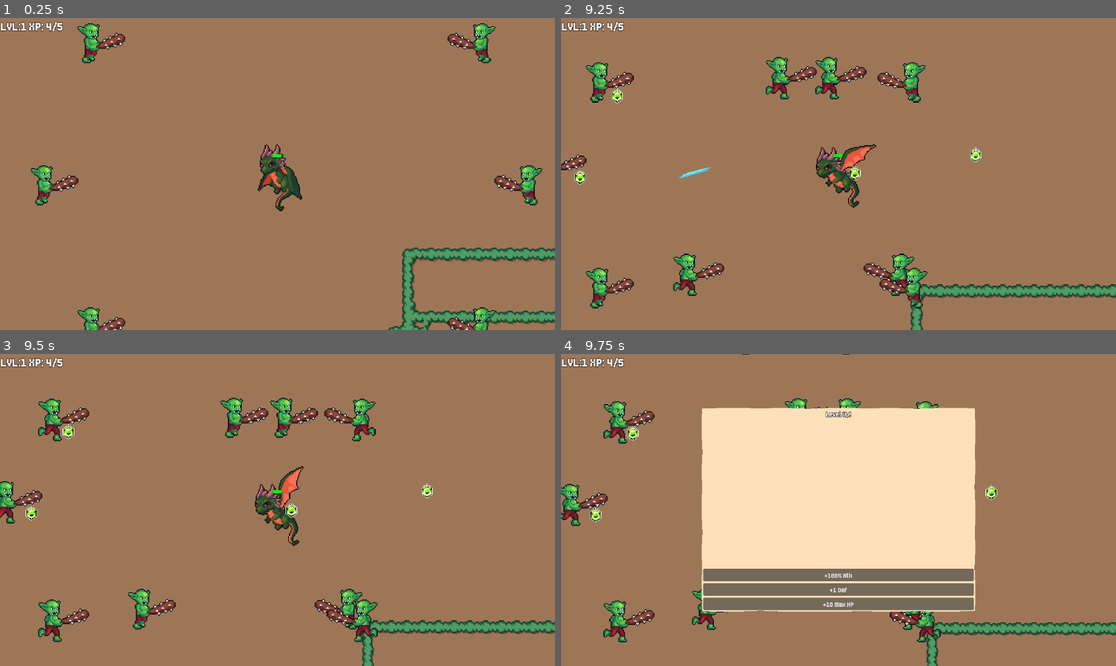
Above: before the commit, frames 1-4 (two rows, left to right).
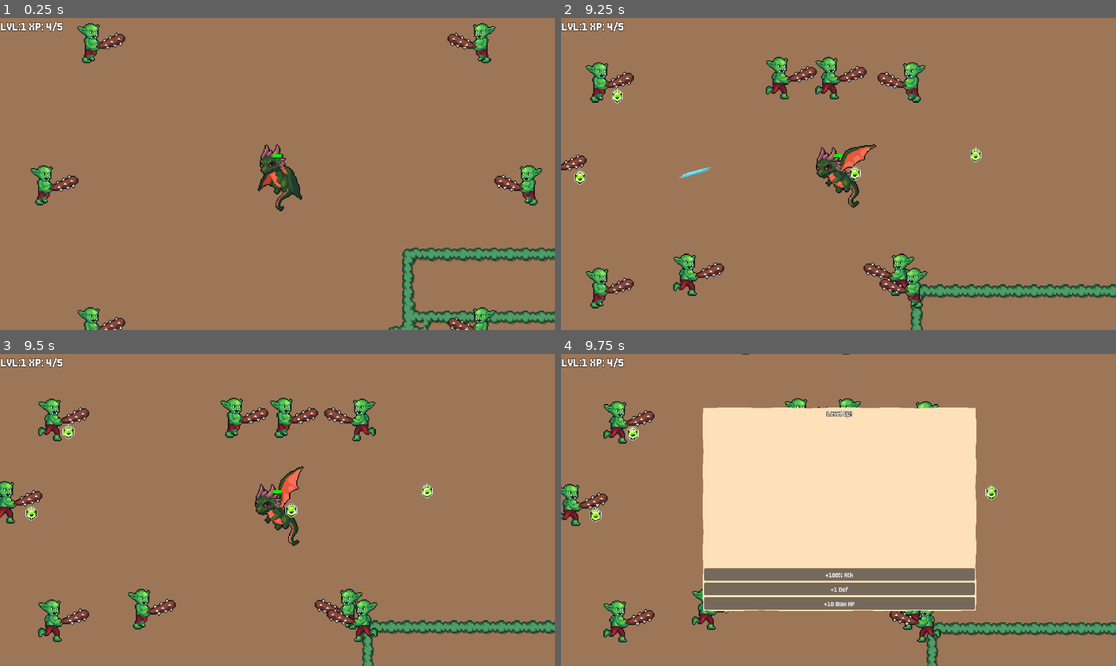
Above: after the commit, the same moments.

Repository: Loupax/vampire-survivors
Game: Godot game, scene res://World.tscn
Same seed, same stepped clock (60 frames per second), same inputs: the game is played once before the commit and once after it.
Inputs:
- Up to frame 1 (0.25 s): no input
- Up to frame 2 (9.25 s): hold Up (up) 0.53-2.03 s; hold Left (left) 2.03-3.53 s; hold Down (down) 3.53-4.28 s; hold Right (right) 4.28-5.03 s; hold Up (up) 5.03-5.78 s; hold Right (right) 5.78-8.03 s; hold Down (down) 8.03-8.78 s; hold Left (left) from 8.78 s (still down)
- Up to frame 3 (9.5 s): keep holding Left (left)
- Up to frame 4 (9.75 s): release Left (left) at 9.53 s; hold Up (up) from 9.53 s (still down)

Frames 1-3 are identical in both runs. In frame 4, 1.4% of the frame differs, in the area x 25-75%, y 17-83%.

Commit message:
Cleaned up the UI, decoupled level up signals from the nodes

Diff:
--- a/World.tscn
+++ b/World.tscn
@@ -1,8 +1,9 @@
-[gd_scene load_steps=6 format=4 uid="uid://c61evwfvt244j"]
+[gd_scene load_steps=7 format=4 uid="uid://c61evwfvt244j"]
 
 [ext_resource type="Script" path="res://world.gd" id="1_umg2i"]
 [ext_resource type="PackedScene" uid="uid://g5vun8m7do0r" path="res://entities/Player Character.tscn" id="2_2x8yj"]
 [ext_resource type="Texture2D" uid="uid://dhxkwojtjkufa" path="res://plains.png" id="2_xb7al"]
+[ext_resource type="PackedScene" uid="uid://w4qqa6c8lhf3" path="res://ui/level_up_screen.tscn" id="4_ygtfm"]
 
 [sub_resource type="TileSetAtlasSource" id="TileSetAtlasSource_wmo60"]
 texture = ExtResource("2_xb7al")
@@ -237,6 +238,19 @@
 
 [node name="CanvasLayer" type="CanvasLayer" parent="."]
 
+[node name="LevelUpScreen" parent="CanvasLayer" instance=ExtResource("4_ygtfm")]
+unique_name_in_owner = true
+visible = false
+anchors_preset = 15
+anchor_right = 1.0
+anchor_bottom = 1.0
+offset_left = 2.0
+offset_top = -1.0
+offset_right = 2.0
+offset_bottom = -1.0
+grow_horizontal = 2
+grow_vertical = 2
+
 [node name="UI" type="Control" parent="CanvasLayer"]
 layout_mode = 3
 anchor_right = 0.491
--- /dev/null
+++ b/global_signals.gd
@@ -0,0 +1,3 @@
+extends Node
+
+signal level_up_option_selected(o: LevelUpOption)
--- a/project.godot
+++ b/project.godot
@@ -14,6 +14,10 @@
 run/main_scene="res://World.tscn"
 config/features=PackedStringArray("4.3", "GL Compatibility")
 config/icon="res://icon.svg"
+
+[autoload]
+
+GlobalSignals="*res://global_signals.gd"
 
 [gui]
 
--- a/ui/level_up/level_up_button.gd
+++ b/ui/level_up/level_up_button.gd
@@ -7,4 +7,4 @@
 
 
 func _on_pressed() -> void:
-	emit_signal("level_up_option_selected", level_up_option)
+	GlobalSignals.emit_signal("level_up_option_selected", level_up_option)
--- a/ui/level_up_screen.gd
+++ b/ui/level_up_screen.gd
@@ -1,6 +1,2 @@
-extends CanvasLayer
-
-signal level_up_option_selected(o:LevelUpOption, ui:CanvasLayer)
-
-func _on_level_up_option_selected(o: LevelUpOption) -> void:
-	emit_signal("level_up_option_selected", o, self)
+class_name LevelUpScreen
+extends Control
--- a/ui/level_up_screen.tscn
+++ b/ui/level_up_screen.tscn
@@ -13,10 +13,13 @@
 script = ExtResource("3_jkoi3")
 name = "+10 Max HP"
 
-[node name="CanvasLayer" type="CanvasLayer"]
+[node name="CanvasLayer" type="Control"]
+layout_mode = 3
+anchors_preset = 0
 script = ExtResource("1_byjhf")
 
 [node name="VBoxContainer" type="VBoxContainer" parent="."]
+layout_mode = 1
 anchors_preset = 15
 anchor_right = 1.0
 anchor_bottom = 1.0
@@ -77,7 +80,6 @@
 size_flags_vertical = 3
 size_flags_stretch_ratio = 0.25
 
-[connection signal="level_up_option_selected" from="." to="." method="_on_level_up_option_selected"]
 [connection signal="level_up_option_selected" from="VBoxContainer/ss/PanelContainer/VBoxContainer/+1p Atk btn" to="." method="_on_level_up_option_selected"]
 [connection signal="level_up_option_selected" from="VBoxContainer/ss/PanelContainer/VBoxContainer/+1 Def btn" to="." method="_on_level_up_option_selected"]
 [connection signal="level_up_option_selected" from="VBoxContainer/ss/PanelContainer/VBoxContainer/+10 Max HP btn" to="." method="_on_level_up_option_selected"]
--- a/world.gd
+++ b/world.gd
@@ -2,16 +2,17 @@
 
 @export var player: Character
 @onready var xp_indicator: Label = $"../CanvasLayer/UI/VBoxContainer/Label"
-@onready var ui_scene = $"../CanvasLayer/UI"
+
 var enemy_scene: PackedScene = preload("res://entities/goblin/goblin.tscn")
 var damage_indicator_scene: PackedScene = preload("res://ui/Damage Indicator.tscn")
-var level_up_scene: PackedScene = preload("res://ui/level_up_screen.tscn")
+@onready var level_up_ui: LevelUpScreen = %LevelUpScreen
 var game_over_scene: PackedScene = preload("res://Game Over.tscn")
 
 # Called when the node enters the scene tree for the first time.
 func _ready() -> void:
 	player.xp = 4
 	spawn_enemies_in_circle(player.position, 10, 250)
+	GlobalSignals.connect("level_up_option_selected", _on_level_up_screen_level_up_option_selected)
 
 
 
@@ -87,13 +88,11 @@
 
 func _on_default_pc_level_up(who: PlayerCharacter) -> void:
 	call_deferred("_pause")
+	level_up_ui.show()
 
-	var level_up = level_up_scene.instantiate()
-	ui_scene.add_child(level_up)
-	level_up.connect("level_up_option_selected",  _on_level_up_option_selected)
 
-func _on_level_up_option_selected(what:LevelUpOption, ui:CanvasLayer):
+func _on_level_up_screen_level_up_option_selected(o: LevelUpOption) -> void:
 	call_deferred("_unpause")
 
-	what.level_up(player)
-	ui.queue_free()
+	o.level_up(player)
+	level_up_ui.hide()
